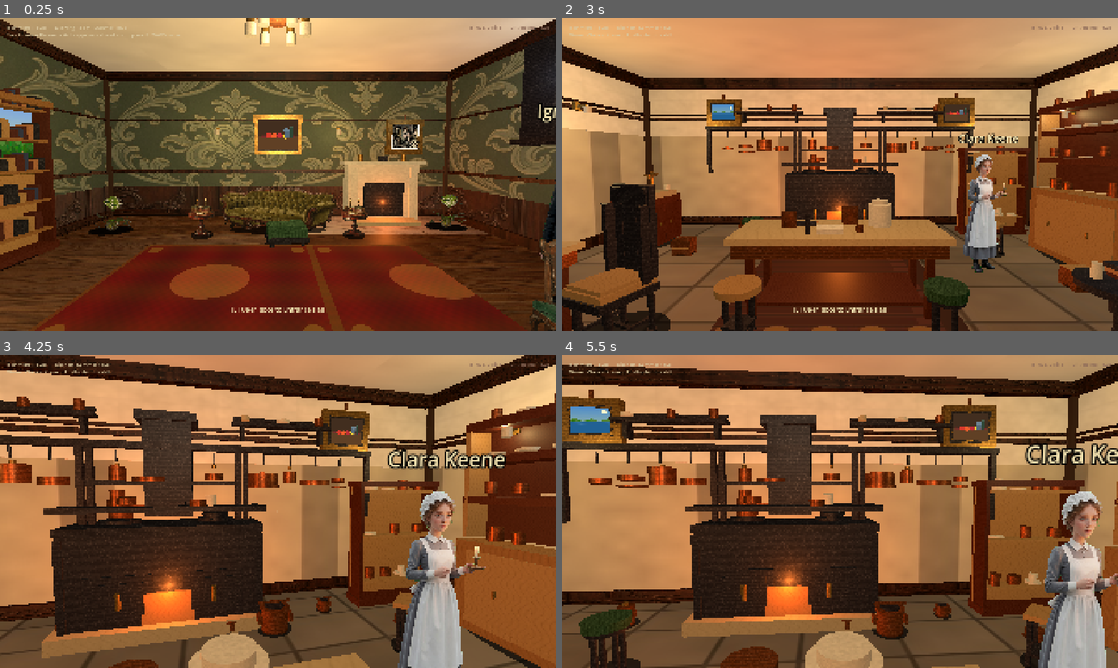
Above: before the commit, frames 1-4 (two rows, left to right).
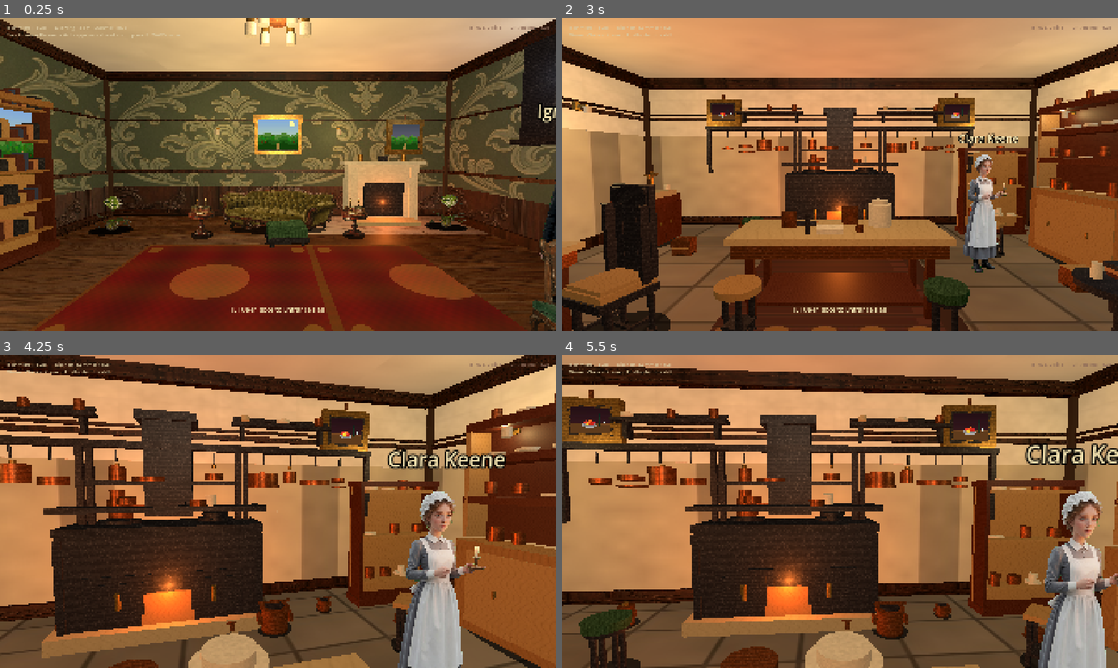
Above: after the commit, the same moments.

Repository: drakewing-eng/aetheric-engine
Game: Godot game, scene res://scenes/fps_main.tscn
The game is run twice, just before and just after one commit, with the same random seed, the same clock (stepped at 60 frames per second) and the same inputs.
Inputs (mouse positions are in pixels of both pictures, inside the frame that each line leads up to):
- Up to frame 1 (0.25 s): no input
- Up to frame 2 (3 s): tap Enter at 0.5 s; move the mouse to (867, 174) at 0.52 s; hold E (interact) 0.53-1.28 s; hold W (move_forward) from 0.53 s (still down); click (867, 174) at 0.67 s; move the mouse to (812, 174) at 1.27 s; tap E (interact) at 1.35, 2, 2.85 s; move the mouse to (851, 168) at 2.02 s; hold E (interact) 2.03-2.78 s; move the mouse to (834, 180) at 2.77 s; click (834, 180) at 2.92 s
- Up to frame 3 (4.25 s): keep holding W (move_forward); move the mouse to (316, 514) at 3.52 s; hold E (interact) from 3.53 s (still down)
- Up to frame 4 (5.5 s): keep holding W (move_forward); tap Enter at 4.25 s; move the mouse to (795, 508) at 4.27 s; release E (interact) at 4.28 s; tap E (interact) at 4.35 s; tap Space at 5 s; move the mouse to (845, 511) at 5.02 s; hold E (interact) from 5.03 s (still down); click (845, 511) at 5.17 s

The runs differ from the first frame. In frame 1, 1.1% of the frame differs, in the area x 46-76%, y 32-42%; in frame 2, 0.3%; in frame 3, 0.3%; in frame 4, 0.9%.

Commit message:
visual loop 58: salon landscapes + better still-lifes

Diff:
--- a/aetheric-engine-godot/scripts/fps_rooms.gd
+++ b/aetheric-engine-godot/scripts/fps_rooms.gd
@@ -34,9 +34,9 @@
 			{"kind": "painting", "pos": [-4.3, 1.85, 1.8], "yaw": 90.0, "width": 0.75, "height": 0.95,
 				"art": "landscape"},
 			{"kind": "painting", "pos": [0.0, 2.15, -4.7], "yaw": 0.0, "width": 1.15, "height": 0.95,
-				"art": "still_life"},
+				"art": "landscape"},
 			{"kind": "painting", "pos": [3.2, 2.1, -4.7], "yaw": 0.0, "width": 0.85, "height": 0.8,
-				"art": "portrait"},
+				"art": "landscape"},
 			{"kind": "door_frame", "pos": [0.0, 1.2, 4.42], "yaw": 180.0, "width": 1.55, "height": 2.4},
 		],
 		"props": [
@@ -201,7 +201,7 @@
 			{"kind": "painting", "pos": [3.5, 2.0, -4.7], "yaw": 0.0, "width": 1.0, "height": 1.15,
 				"art": "landscape"},
 			{"kind": "painting", "pos": [-3.2, 2.0, -4.7], "yaw": 0.0, "width": 0.85, "height": 1.05,
-				"art": "still_life"},
+				"art": "landscape"},
 			{"kind": "painting", "pos": [6.4, 1.9, 2.2], "yaw": -90.0, "width": 0.9, "height": 1.1,
 				"art": "landscape"},
 			{"kind": "painting", "pos": [-6.4, 1.9, 1.5], "yaw": 90.0, "width": 0.75, "height": 0.95,
@@ -317,7 +317,7 @@
 			{"kind": "painting", "pos": [-7.5, 2.1, -2.0], "yaw": 90.0, "width": 1.0, "height": 1.2,
 				"art": "portrait"},
 			{"kind": "painting", "pos": [-7.5, 2.1, 2.5], "yaw": 90.0, "width": 0.9, "height": 1.1,
-				"art": "landscape"},
+				"art": "still_life"},
 			{"kind": "painting", "pos": [3.5, 2.3, -5.7], "yaw": 0.0, "width": 1.1, "height": 0.9,
 				"art": "still_life"},
 		],
@@ -422,15 +422,15 @@
 			{"kind": "door_frame", "pos": [0.0, 1.15, 3.85], "yaw": 180.0, "width": 1.45, "height": 2.3},
 			{"kind": "mirror", "pos": [-3.7, 1.65, 0.5], "yaw": 90.0},
 			{"kind": "painting", "pos": [-3.7, 1.8, -1.8], "yaw": 90.0, "width": 0.75, "height": 0.95,
-				"art": "landscape"},
+				"art": "still_life"},
 			{"kind": "painting", "pos": [0.0, 2.0, -3.7], "yaw": 0.0, "width": 0.85, "height": 1.0,
-				"art": "landscape"},
+				"art": "still_life"},
 			{"kind": "painting", "pos": [3.55, 1.9, 2.0], "yaw": -90.0, "width": 0.7, "height": 0.9,
 				"art": "still_life"},
 			{"kind": "painting", "pos": [-2.0, 2.05, -3.7], "yaw": 0.0, "width": 0.65, "height": 0.8,
 				"art": "portrait"},
 			{"kind": "painting", "pos": [2.2, 2.05, -3.7], "yaw": 0.0, "width": 0.6, "height": 0.75,
-				"art": "landscape"},
+				"art": "still_life"},
 		],
 		"props": [
 			{"kind": "desk", "pos": [2.5, 0.0, -2.2], "yaw": -90.0},
@@ -530,9 +530,9 @@
 			{"kind": "painting", "pos": [-2.5, 2.15, -4.15], "yaw": 0.0, "width": 0.9, "height": 0.7,
 				"art": "still_life"},
 			{"kind": "painting", "pos": [2.5, 2.15, -4.15], "yaw": 0.0, "width": 0.8, "height": 0.65,
-				"art": "landscape"},
+				"art": "still_life"},
 			{"kind": "painting", "pos": [0.0, 2.2, 4.2], "yaw": 180.0, "width": 1.0, "height": 0.75,
-				"art": "landscape"},
+				"art": "still_life"},
 			{"kind": "painting", "pos": [4.5, 2.0, 2.0], "yaw": -90.0, "width": 0.75, "height": 0.6,
 				"art": "still_life"},
 		],
@@ -673,7 +673,7 @@
 			{"kind": "painting", "pos": [2.5, 2.0, 3.7], "yaw": 180.0, "width": 0.8, "height": 0.7,
 				"art": "portrait"},
 			{"kind": "painting", "pos": [-2.5, 2.0, 3.7], "yaw": 180.0, "width": 0.75, "height": 0.65,
-				"art": "landscape"},
+				"art": "still_life"},
 		],
 		"props": [
 			# No wall_vine — mesh ivy read as balloon poles; dense palms + benches instead
@@ -785,7 +785,7 @@
 			{"kind": "painting", "pos": [-2.5, 2.55, 3.55], "yaw": 180.0, "width": 0.7, "height": 0.55,
 				"art": "still_life"},
 			{"kind": "painting", "pos": [2.5, 2.55, 3.55], "yaw": 180.0, "width": 0.65, "height": 0.5,
-				"art": "landscape"},
+				"art": "still_life"},
 		],
 		"props": [
 			# Signature kitchen read — NEVER lab workbench
Binary file changed: aetheric-engine-godot/assets/rooms/textures/art/still_life_dark.jpg
Binary file changed: aetheric-engine-godot/assets/rooms/textures/art/still_life_fruit.jpg
